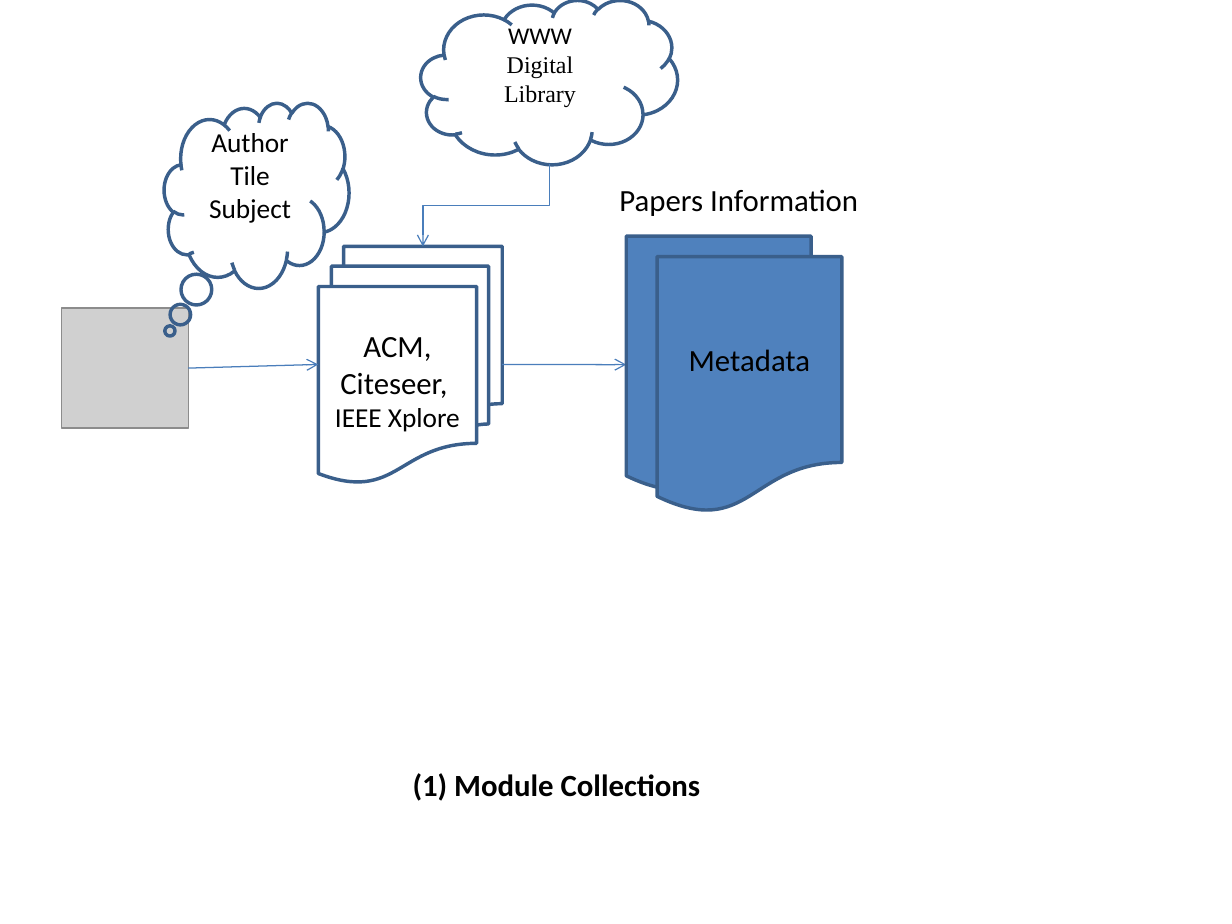
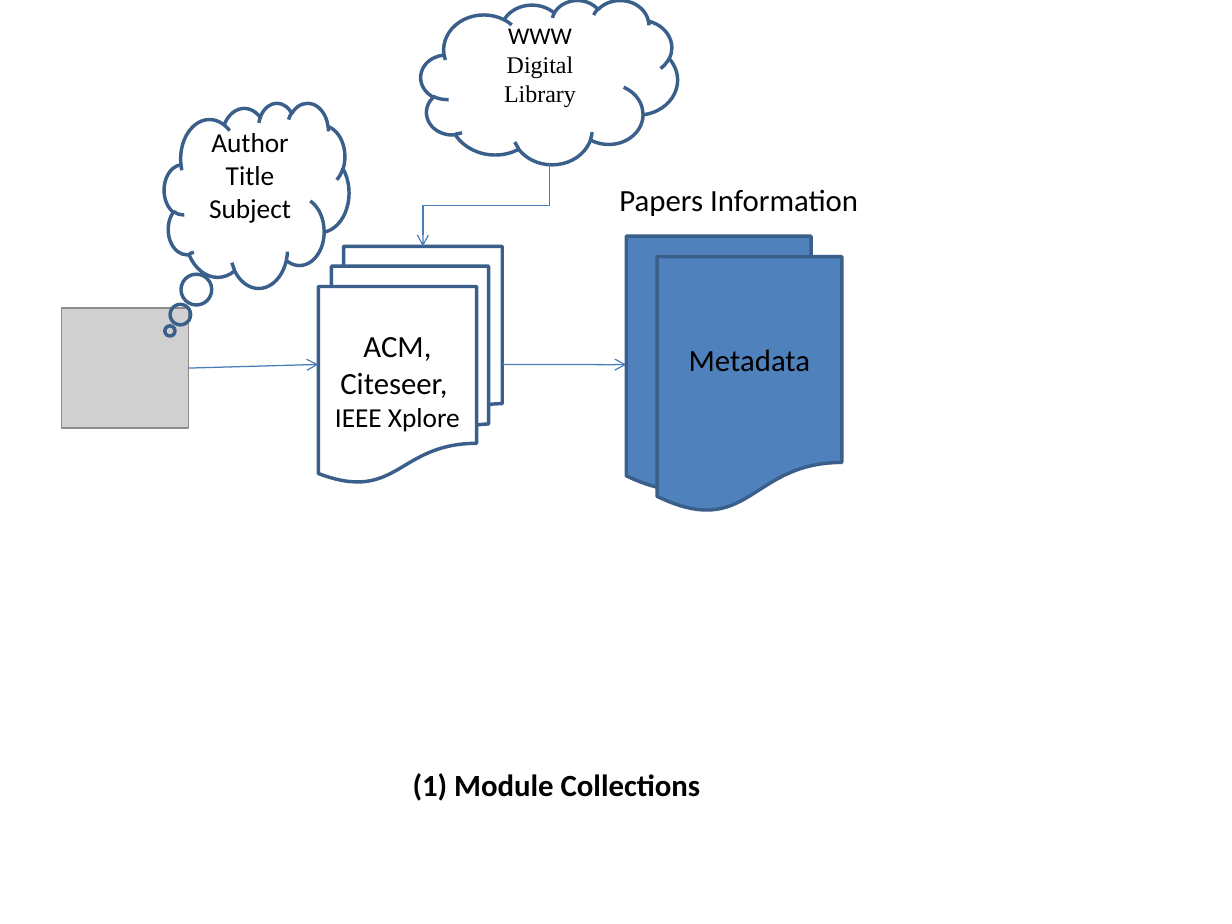
Before and after one commit to tiendv/detaitotnghiep, a slide deck: slide 2 of Outline thesis/De cuong/Kientrucdetai_23_8.pptx. Drawn at 1232x924 pixels with LibreOffice and Linux fonts; fonts in the diff are those of the drawing; grey boxes stand for pictures. Boxes give left, top, right and bottom in pixels: in the first picture for what was removed or moved away, otherwise in the second. Text is boxed around its words. In the diff, an @@ line names an element or a change of style, - is before the commit and + after.

```diff
--- a/Outline thesis/De cuong/Kientrucdetai_23_8.pptx
+++ b/Outline thesis/De cuong/Kientrucdetai_23_8.pptx
@@ text in thought cloud at [226, 166, 275, 186]: text changed @@
-Tile
+Title
```
Also in this commit, not shown: 1 other slide changed, 1 other file.
